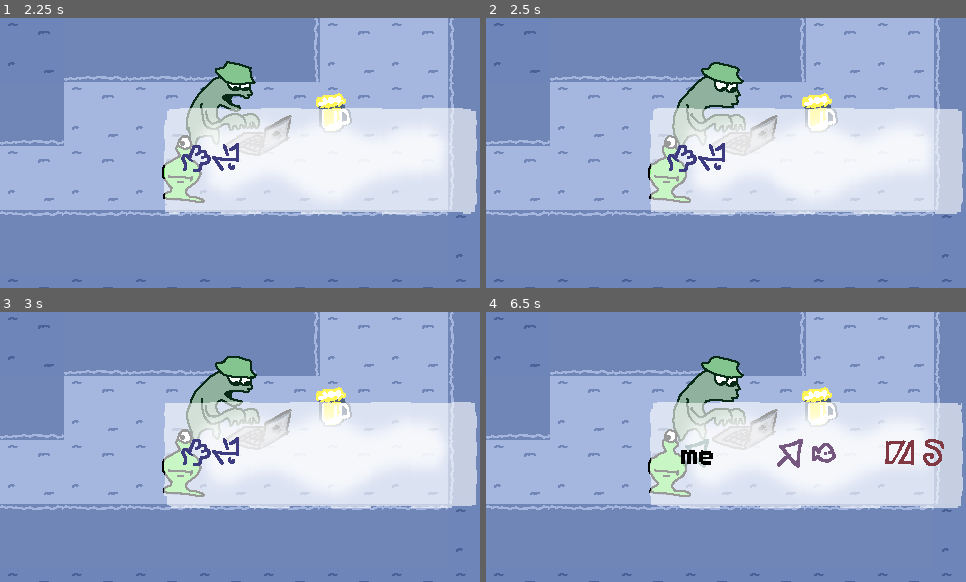
Above: before the commit, frames 1-4 (two rows, left to right).
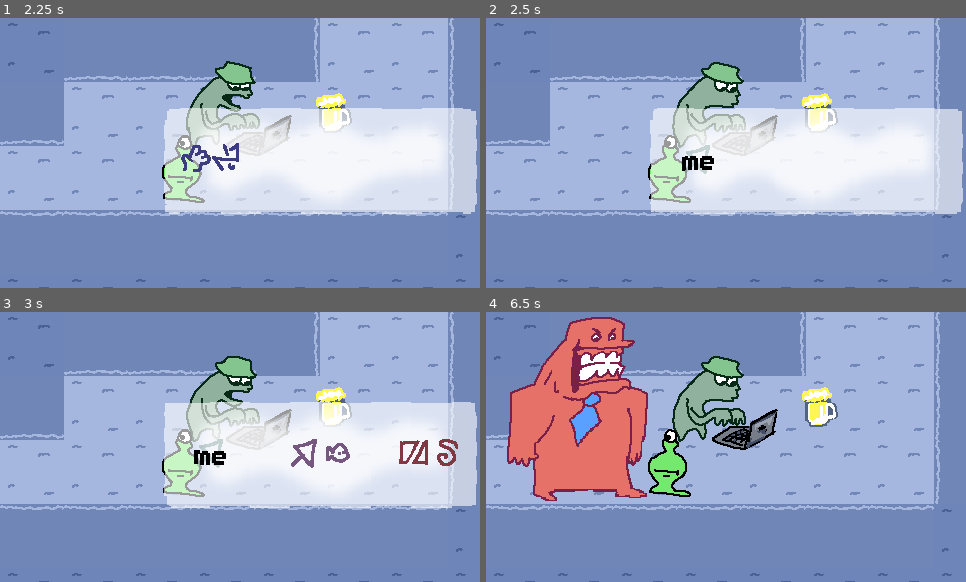
Above: after the commit, the same moments.

Repository: hryspider/GGJ-Committee-Team26
Game: Godot game, scene res://rooms/12transition.tscn
Same seed, same stepped clock (60 frames per second), same inputs: the game is played once before the commit and once after it. This scene is started directly instead of the project's main scene.
Inputs (mouse positions are in pixels of both pictures, inside the frame that each line leads up to):
- Up to frame 1 (2.25 s): click "Continue" at 0.5 s; tap Enter at 1.25 s; move the mouse to (345, 139) at 1.27 s; hold D (right) 1.28-2.03 s; tap E (interact) at 1.35 s; move the mouse to (144, 166) at 2.02 s; hold S (down) from 2.03 s (still down); click (144, 166) at 2.1 s
- Up to frame 2 (2.5 s): keep holding S (down); tap E (interact) at 2.3 s
- Up to frame 3 (3 s): move the mouse to (288, 387) at 2.77 s; release S (down) at 2.78 s; hold D (right) from 2.78 s (still down); tap Q (dictionary) at 2.85 s
- Up to frame 4 (6.5 s): tap E (interact) at 3.05, 3.6, 4.35, 5.3, 6.05 s; move the mouse to (702, 501) at 3.52 s; release D (right) at 3.53 s; hold W (up) 3.53-4.28 s; move the mouse to (870, 487) at 4.27 s; hold A (left) 4.28-5.78 s; move the mouse to (582, 406) at 5.02 s; click (582, 406) at 5.1 s; move the mouse to (750, 447) at 5.77 s; hold S (down) from 5.78 s (still down); tap Q (dictionary) at 5.85 s

Frame 1 is identical in both runs. In frame 2, 0.7% of the frame differs, in the area x 37-50%, y 46-58%; in frame 3, 1.7%; in frame 4, 39%, in the area x 4-100%, y 1-73%.

Commit message:
skip dialog with e

Diff:
--- a/objects/speech_bubble.gd
+++ b/objects/speech_bubble.gd
@@ -9,6 +9,8 @@
 @onready var e_mark = $Emark
 var is_question = false
 var is_exclamation = false
+
+signal finished
 
 # Called when the node enters the scene tree for the first time.
 func _ready() -> void:
@@ -64,4 +66,10 @@
 		destroy_timer.start()
 
 func _on_destroy_timer_timeout():
+	emit_signal("finished")
 	queue_free()
+
+func _process(delta):
+	if Input.is_action_just_pressed("interact"):
+		emit_signal("finished")
+		queue_free()
--- a/ui/dialogmanager.gd
+++ b/ui/dialogmanager.gd
@@ -51,7 +51,7 @@
 		new_bubble.destroy_timer.wait_time = this_dialog.duration
 		new_bubble.play()
 		audio_stream_player.play_3()
-		await new_bubble.destroy_timer.timeout
+		await new_bubble.finished
 		curr_line += 1
 		emit_signal("newline")
 	complete = true
